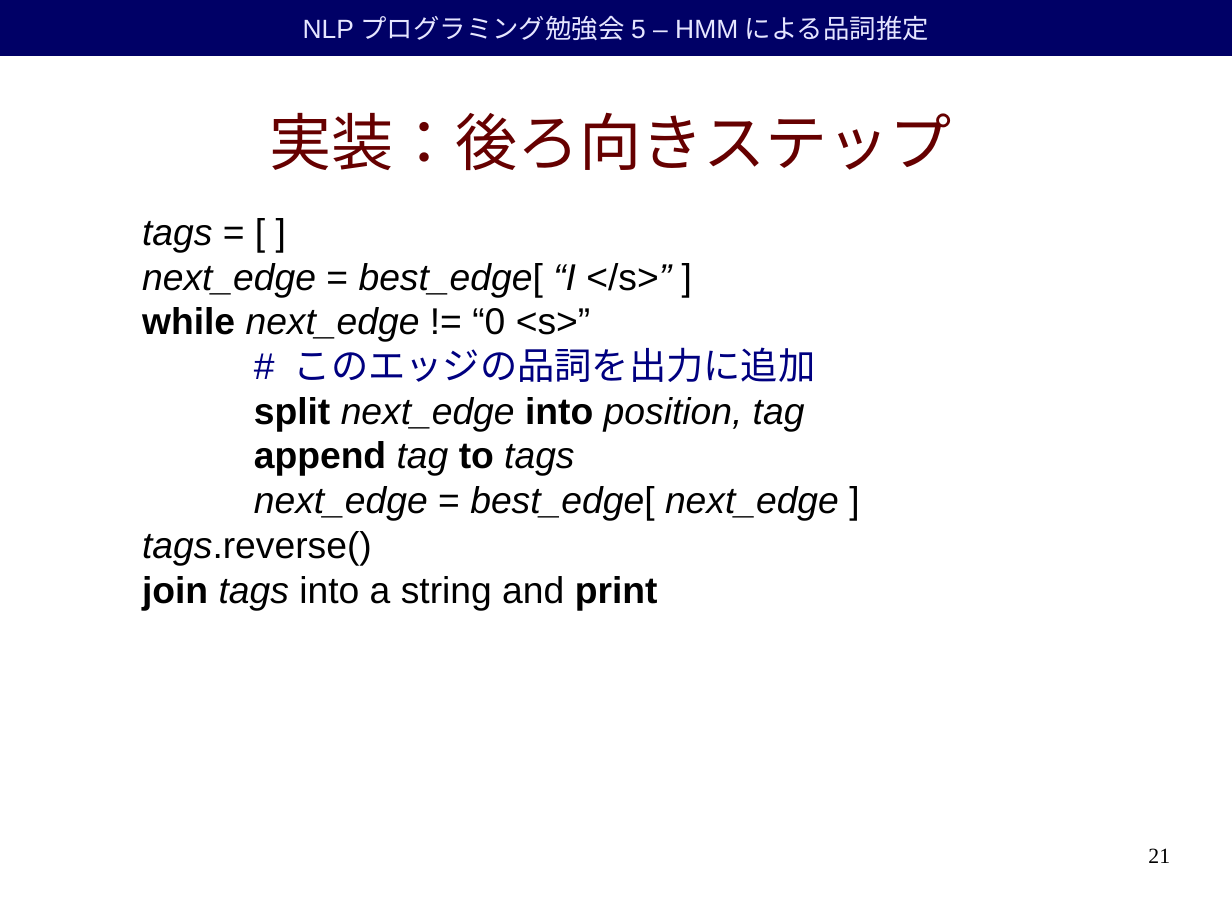
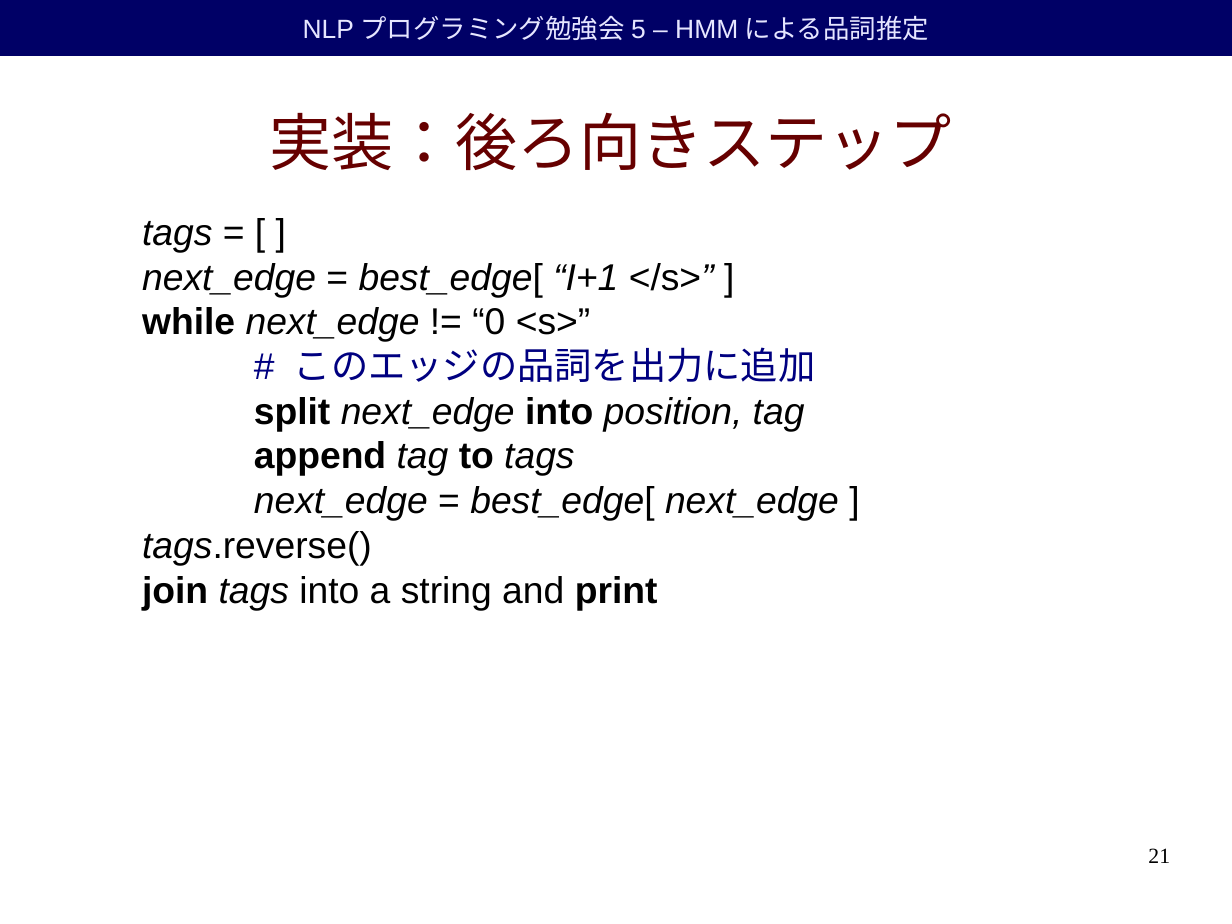
Before and after one commit to duffrind/nlppractice, a slide deck: slide 21 of download/05-hmm/nlp-programming-ja-05-hmm.odp. Drawn at 1232x924 pixels with LibreOffice and Linux fonts; fonts in the diff are those of the drawing; background and template pictures are left out. Boxes give left, top, right and bottom in pixels: in the first picture for what was removed or moved away, otherwise in the second. Text is boxed around its words. In the diff, an @@ line names an element or a change of style, - is before the commit and + after.

```diff
--- a/download/05-hmm/nlp-programming-ja-05-hmm.odp
+++ b/download/05-hmm/nlp-programming-ja-05-hmm.odp
@@ text at <box>142,263,714,297</box>: text changed @@
-next_edge = best_edge[ “I </s>” ]
+next_edge = best_edge[ “I+1 </s>” ]
```
Also in this commit, not shown: 3 other files.
